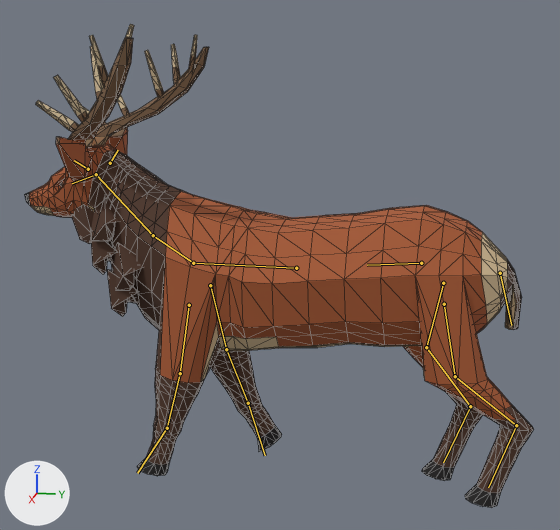
What one commit did to the glTF model creatures/experiments/boxmodel/abc/t7x/zoo/stag/stage4/stag.glb.
The view is the same before and after, from a 50 mm camera at (3.33, 0.74, 1.84) aimed at (-0.01, 0.07, 1.01). Lighting does not change. The marker at lower left points along +X, +Y and +Z. The older version comes first. Both versions are drawn at frame 4 of the action 'move'; the numbers are the values there. The bones that change, and the others that lie on the model, are drawn over the model as lines. Mesh edges are drawn as thin lines on the coarser meshes.

The first picture shows 'body', 'piece_mane', 'piece_mane_neck', 'piece_tines'.
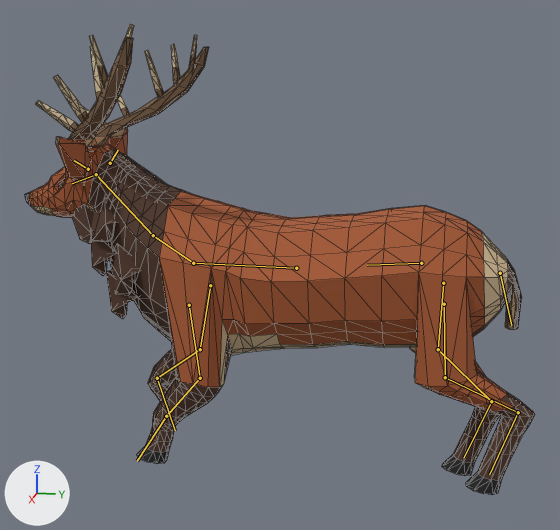
The change in detail:
Bone 'upperarm.L' (bone_upperarm_l) turns from (11, 0, 0) to (-8, 0, 7) degrees about its own x, y and z.
Bone 'forearm.L' (bone_forearm_l) turns from (0, 0, 0) to (43, 5, -14) degrees about its own x, y and z.
Bone 'paw.L' (bone_paw_l) turns from (0, 0, 0) to (-24, 5, 7) degrees about its own x, y and z.
Bone 'upperarm.R' (bone_upperarm_r) turns from (-11, 0, 0) to (11, 0, 4) degrees about its own x, y and z.
Bone 'forearm.R' (bone_forearm_r) turns from (-15, 0, 0) to (38, 1, -7) degrees about its own x, y and z.
Bone 'paw.R' (bone_paw_r) turns from (-13, 0, 0) to (-88, 0, 5) degrees about its own x, y and z.
Bone 'thigh.L' (bone_thigh_l) turns from (-11, 0, 0) to (-4, 0, 1) degrees about its own x, y and z.
Bone 'shin.L' (bone_shin_l) turns from (-9, 0, 0) to (11, 0, 0) degrees about its own x, y and z.
Bone 'foot.L' (bone_foot_l) turns from (11, 0, 0) to (24, 0, 1) degrees about its own x, y and z.
Bone 'thigh.R' (bone_thigh_r) turns from (11, 0, 0) to (2, 0, 0) degrees about its own x, y and z.
Bone 'foot.R' (bone_foot_r) turns from (0, 0, 0) to (10, 0, 0) degrees about its own x, y and z.

Where the change shows, as pixel boxes [x1, y1, x2, y2] in the pictures (560 x 530 px):
'body', posed: before [25, 38, 533, 507]; after [25, 38, 534, 495]
'piece_mane', posed: before [107, 243, 143, 316]; after [106, 243, 140, 319]
bone 'upperarm.L', root to tip: before (189, 305) to (180, 373); after (189, 305) to (200, 378)
bone 'forearm.L', root to tip: before (180, 373) to (167, 428); after (200, 378) to (166, 416)
bone 'paw.L', root to tip: before (167, 428) to (137, 473); after (166, 416) to (137, 461)
bone 'upperarm.R', root to tip: before (210, 285) to (226, 349); after (210, 285) to (200, 349)
bone 'forearm.R', root to tip: before (226, 349) to (248, 403); after (200, 349) to (157, 378)
bone 'paw.R', root to tip: before (248, 403) to (265, 455); after (157, 378) to (175, 430)
bone 'thigh.L', root to tip: before (444, 304) to (455, 376); after (444, 304) to (445, 377)
bone 'shin.L', root to tip: before (455, 376) to (516, 425); after (445, 377) to (518, 412)
bone 'foot.L', root to tip: before (516, 425) to (488, 487); after (518, 412) to (489, 474)
bone 'thigh.R', root to tip: before (443, 283) to (426, 347); after (443, 283) to (438, 349)
bone 'foot.R', root to tip: before (470, 406) to (443, 462); after (491, 401) to (464, 457)
